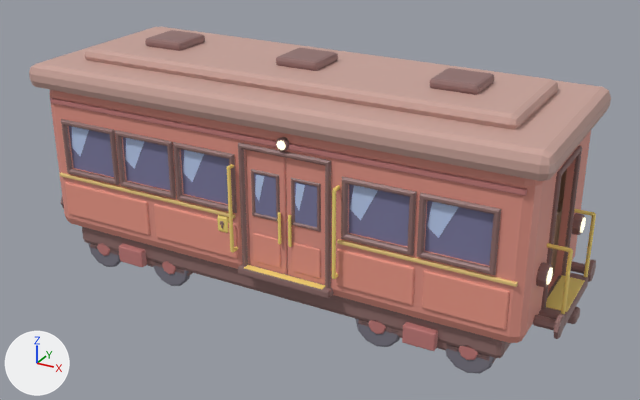
A saved change to the FBX model Assets/Art/Models/Train/RegionalWagon/RegionalWagon_Blockout.fbx.
Rendered twice from a camera (50 mm lens) standing at (5.79, -8.87, 5.81) and looking at (0.23, 1.25, 0.75). The lights are fixed; the arrows at lower left show +X, +Y and +Z. The first picture is the older version. Where no turn or scale is listed for an object, it has been applied to the vertices.

Script lines for the objects in view, before the commit:
```python
ob_doorframe = bpy.data.objects.new('DoorFrame', me_doorframe)
ob_doorframe.location = (0.0, 0.0, 0.0)
ob_doorleaf_l = bpy.data.objects.new('DoorLeaf_L', me_doorleaf_l)
ob_doorleaf_l.location = (0.1, 0.05, 0.12)
ob_doorleaf_r = bpy.data.objects.new('DoorLeaf_R', me_doorleaf_r)
ob_doorleaf_r.location = (0.7, 0.05, 0.12)
ob_windows = bpy.data.objects.new('Windows', me_windows)
ob_windows.location = (0.0, 0.0, 0.0)
# also in view: 'Roof' at (0.0, 1.3, 2.5); 'Body' at (0.0, 1.3, 1.12); 'DoorSill' at (0.4, 0.02, 0.12); 'Livery' at (0.0, 1.3, 1.14); 'Underframe' at (0.0, 1.3, -0.29)
```
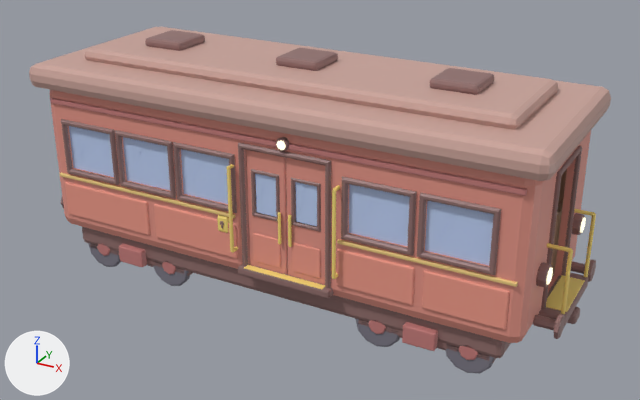
Where the change shows, as pixel boxes (x1, y1, x2, y2) in the pictures (640 x 400 px):
'Windows', recoloured (lighter)
    both: (66, 123, 496, 269)

The change in detail:
Material 'M_Train_Glass' (mat_m_train_glass) changes colour from greyish blue #7d7ca1 to blue #bfd2f6; in linear values from (0.204, 0.2, 0.357) to (0.522, 0.643, 0.925).
